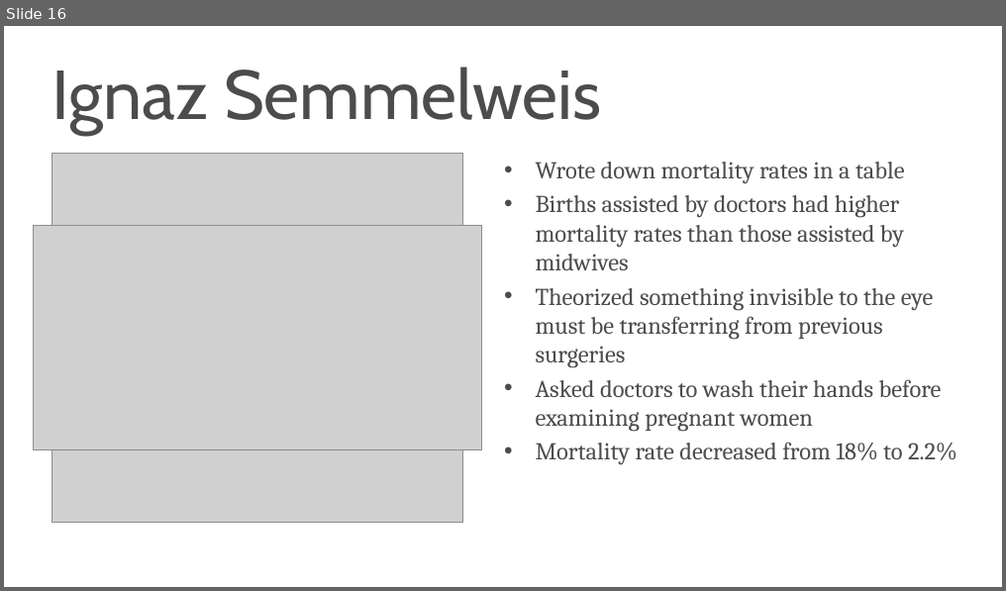
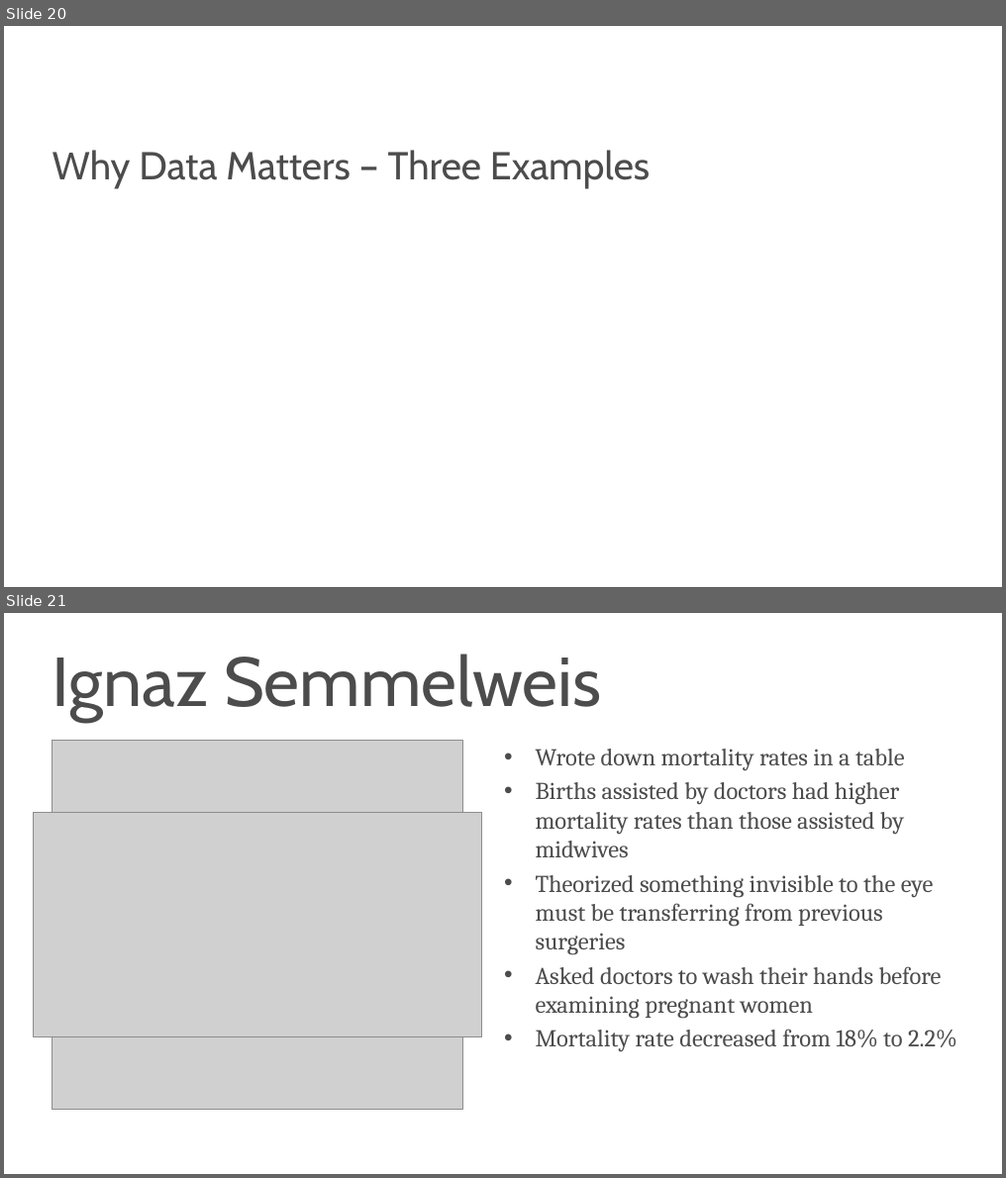
Before and after one commit to s-kyle-reed/data-lecture, a slide deck: lecture.pptx. Shown one above the other, each under a label of ours: slide 16 before the commit, slides 20 and 21 after it. The pictures are 1006x591 and 1006x1178 pixels, drawn with LibreOffice and Linux fonts; fonts in the diff are those of the drawing; grey boxes stand for pictures; background and template pictures are left out. Boxes give left, top, right and bottom in pixels: in the first picture for what was removed or moved away, otherwise in the second. Text is boxed around its words. In the diff, an @@ line names an element or a change of style, - is before the commit and + after.

```diff
--- a/lecture.pptx
+++ b/lecture.pptx
@@ slide 20 added at (x1=4, y1=26, x2=1002, y2=587), background #FFFFFF @@
@@ title added at (x1=53, y1=150, x2=649, y2=188), 45 pt, text #4C4C4C @@
+Why Data Matters – Three Examples
@@ what was slide 16 is now slide 21 @@
```
Also in this commit, not shown: 3 slides changed, 10 other slides added, 2 slides removed, 16 other files.
